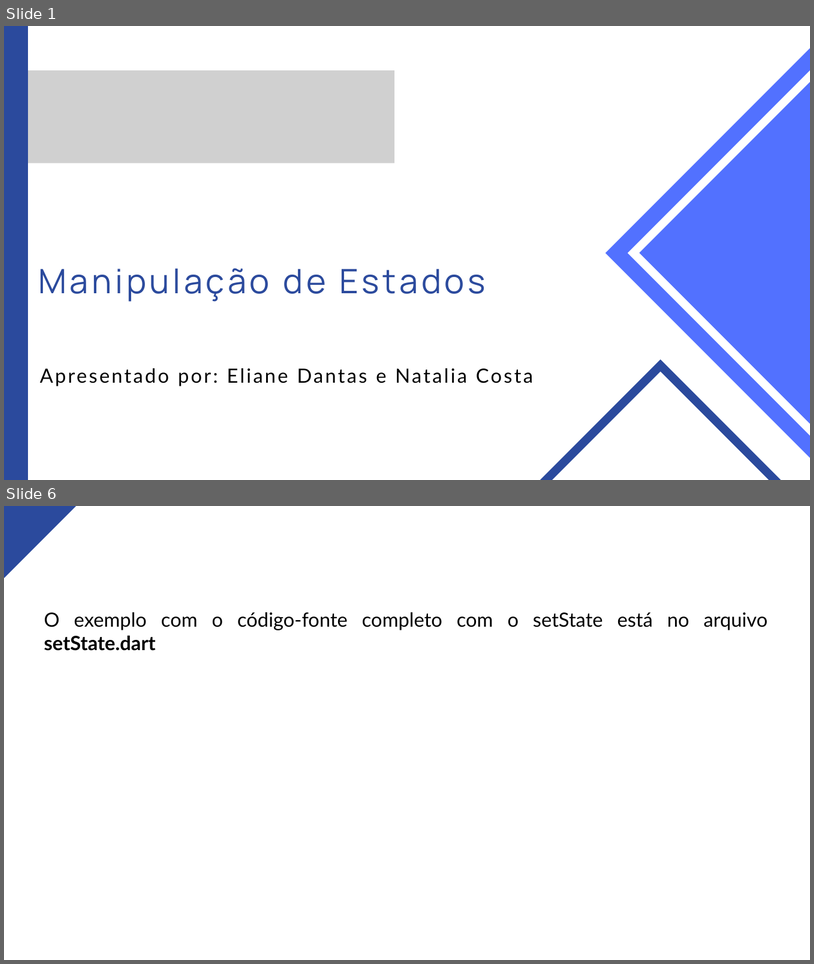
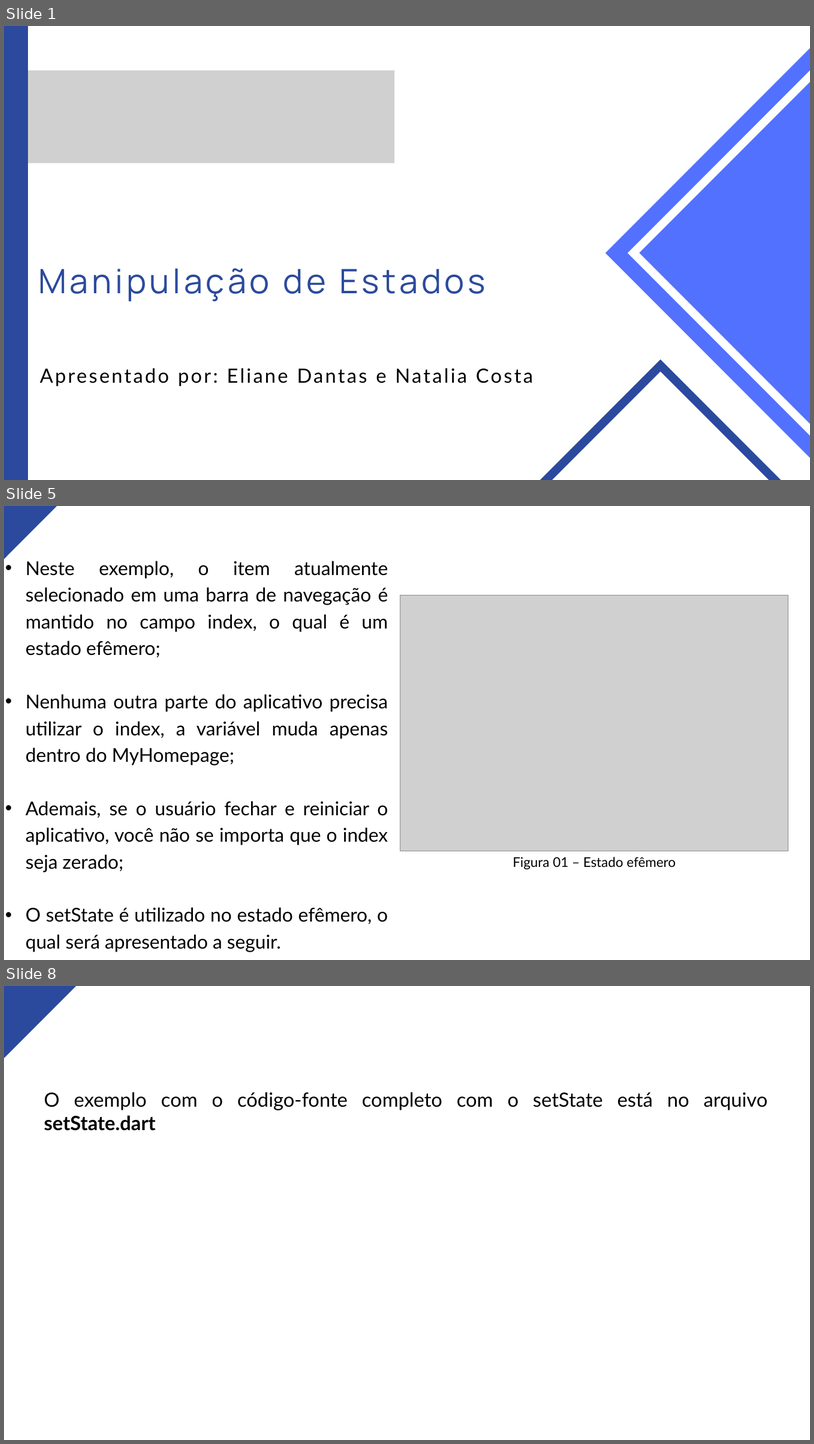
Before and after one commit to marcosdosea/TreinamentoFlutter, a slide deck: Aula11-Manipulação de Estados/Aula11-Manipulação de Estados.pptx. Shown one above the other, each under a label of ours: slides 1 and 6 before the commit, slides 1, 5 and 8 after it; the slides between them are not shown. The pictures are 814x964 and 814x1444 pixels, drawn with LibreOffice and Linux fonts; fonts in the diff are those of the drawing; grey boxes stand for pictures. Boxes give left, top, right and bottom in pixels: in the first picture for what was removed or moved away, otherwise in the second. Text is boxed around its words. In the diff, an @@ line names an element or a change of style, - is before the commit and + after.

Commit message:
Atualização da aula sobre manipulação de estados. Issue #17

```diff
--- a/Aula11-Manipulação de Estados/Aula11-Manipulação de Estados.pptx
+++ b/Aula11-Manipulação de Estados/Aula11-Manipulação de Estados.pptx
@@ slide 5 added at box(4, 506, 810, 960), background #FFFFFF @@
@@ freeform shape added at box(4, 506, 65, 570), fill #2B4A9D @@
@@ text added at box(26, 561, 389, 952), 34 pt, text #000000 @@
+• Neste exemplo, o item atualmente selecionado em uma barra de navegação é mantido no campo index, o qual é um estado efêmero;
+• Nenhuma outra parte do aplicativo precisa utilizar o index, a variável muda apenas dentro do MyHomepage;
+• Ademais, se o usuário fechar e reiniciar o aplicativo, você não se importa que o index seja zerado;
+• O setState é utilizado no estado efêmero, o qual será apresentado a seguir.
@@ picture added at box(401, 595, 788, 850) @@
@@ text added at box(513, 856, 676, 869), 24 pt, text #000000 @@
+Figura 01 – Estado efêmero
@@ what was slide 6 is now slide 8 @@
```
Also in this commit, not shown: 9 slides changed, 9 other slides added, 1 other file.
